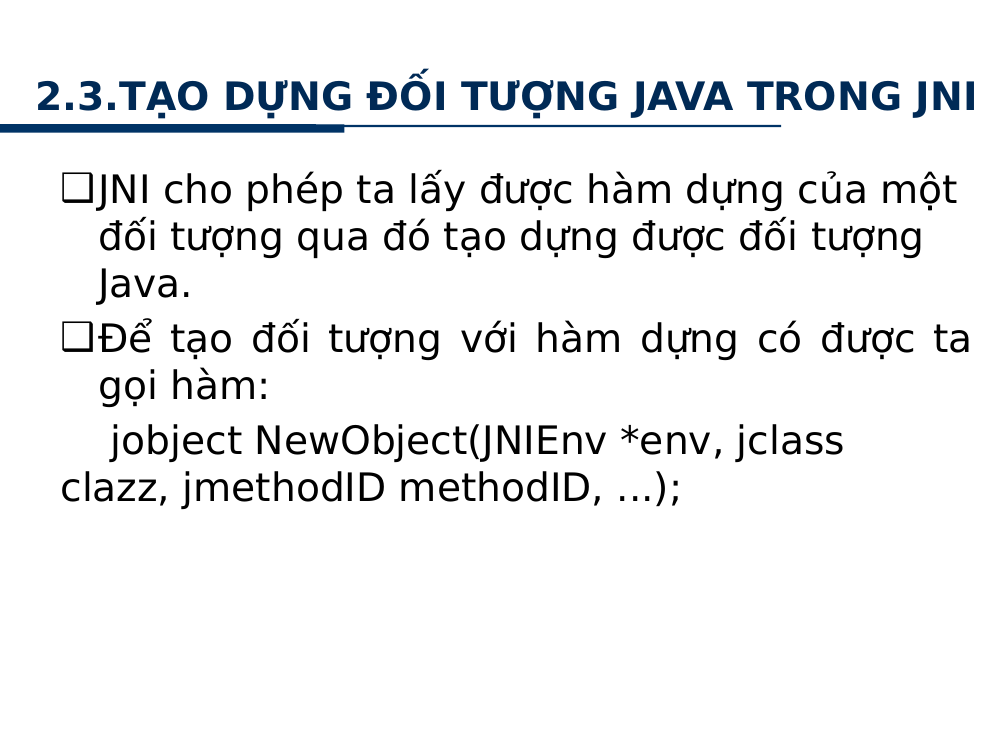
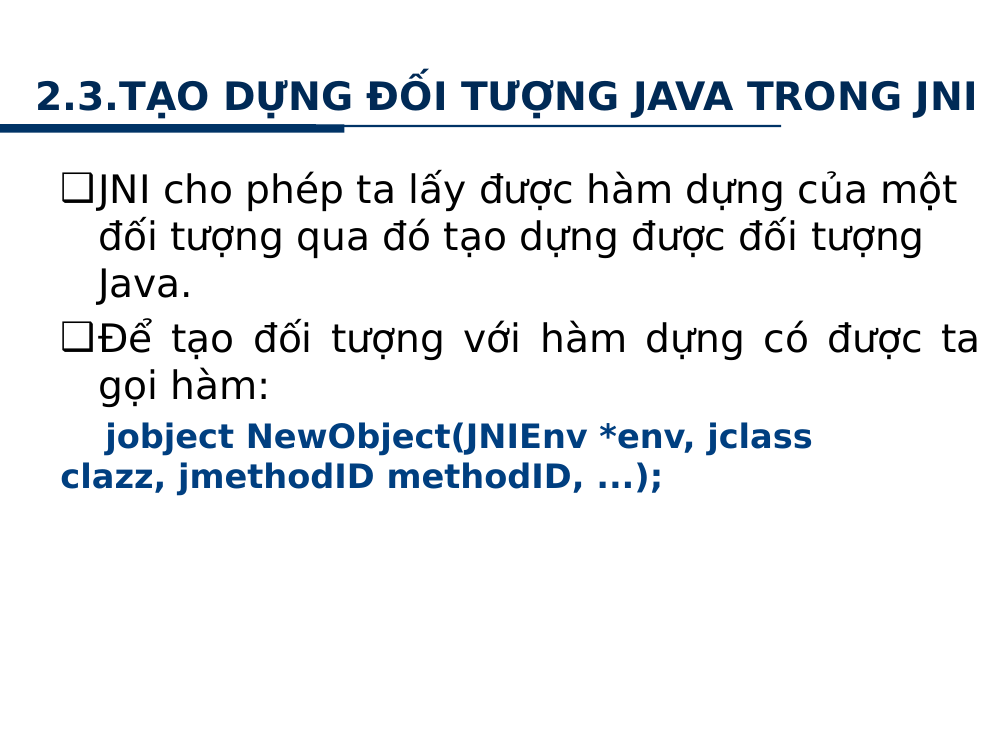
Before and after one commit to minhkhanh/UofS-Java, a slide deck: slide 22 of Seminar_JNI/Slide_00.pptx (slide 23 before the commit). Drawn at 1008x756 pixels with LibreOffice and Linux fonts; fonts in the diff are those of the drawing; background and template pictures are left out. Boxes give left, top, right and bottom in pixels: in the first picture for what was removed or moved away, otherwise in the second. Text is boxed around its words. In the diff, an @@ line names an element or a change of style, - is before the commit and + after.

```diff
--- a/Seminar_JNI/Slide_00.pptx
+++ b/Seminar_JNI/Slide_00.pptx
@@ text at [60,422,813,495]: size 28 to 24 pt, text colour #000000 to #003F80, bold on in "jobject NewObject(JNIEnv *env, jclass clazz, jmethodID metho ..."; indent changed @@
```
Also in this commit, not shown: 15 other slides changed, 1 slide removed.
